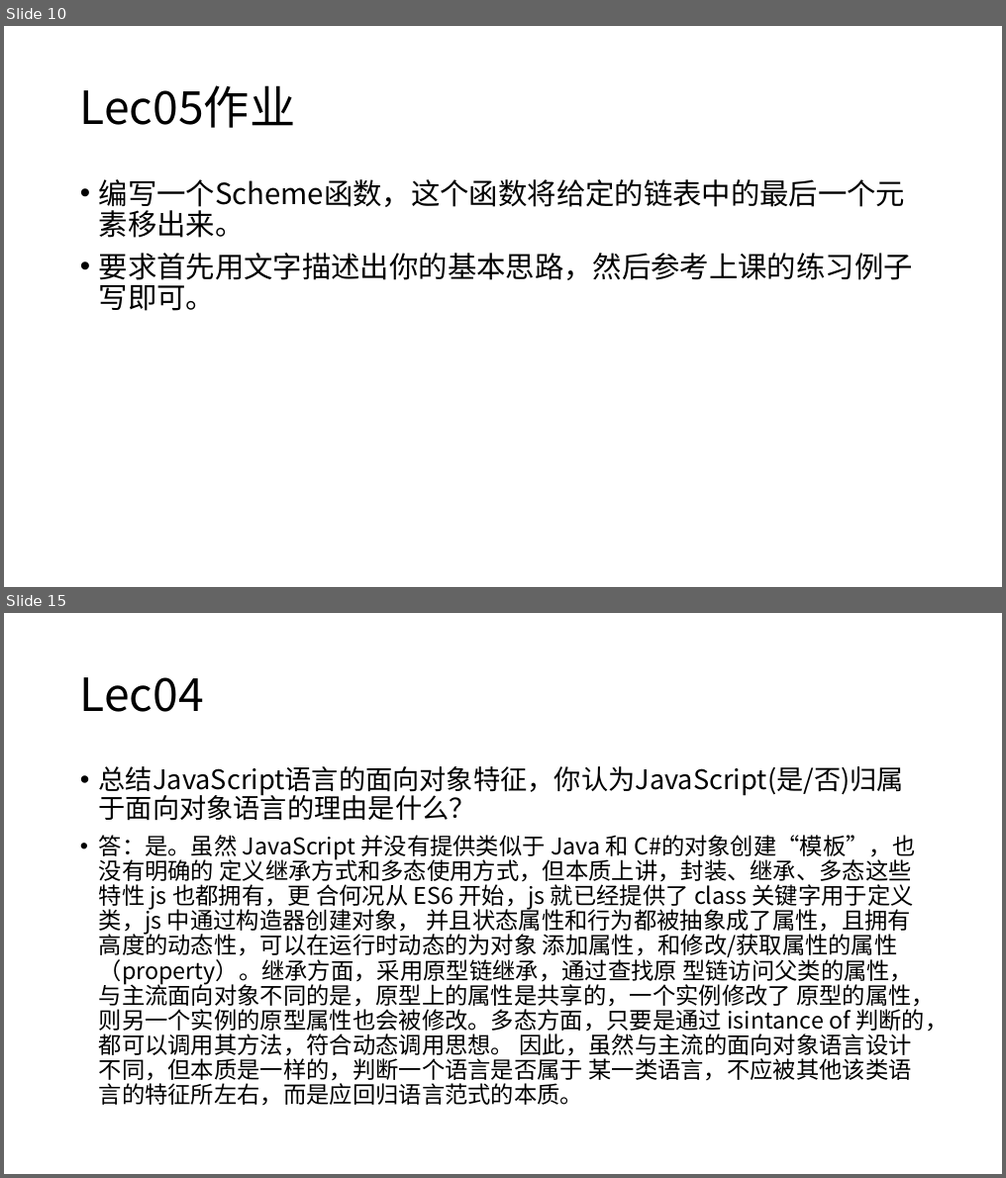
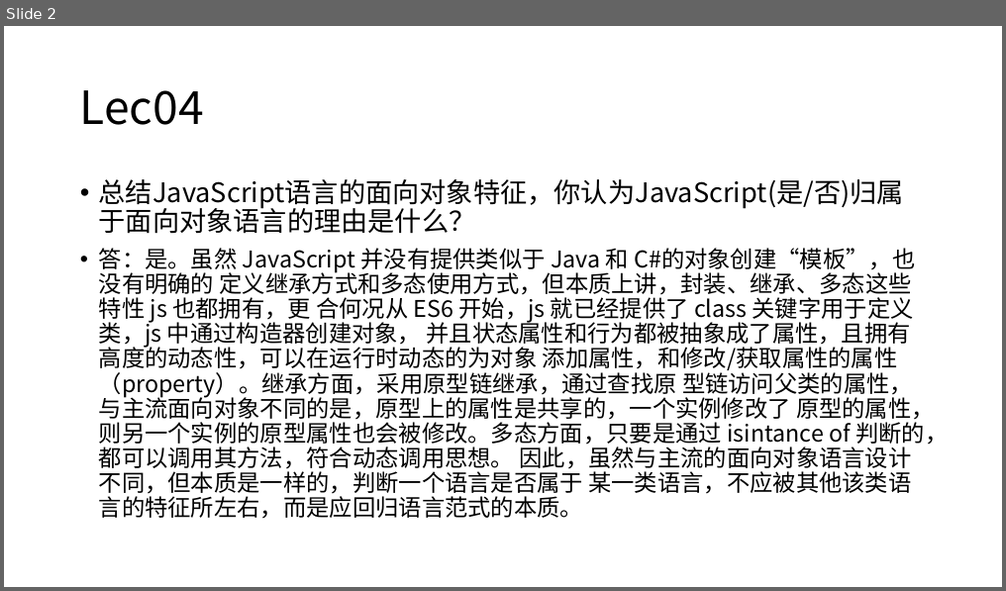
Before and after one commit to DO-MINATOR/buaa, a slide deck: 程序设计语言原理/考试/程序设计语言原理作业指导.pptx. Shown one above the other, each under a label of ours: slides 10 and 15 before the commit, slide 2 after it; the slides between them are not shown. The pictures are 1006x1178 and 1006x591 pixels, drawn with LibreOffice and Linux fonts; fonts in the diff are those of the drawing. Boxes give left, top, right and bottom in pixels: in the first picture for what was removed or moved away, otherwise in the second. Text is boxed around its words. In the diff, an @@ line names an element or a change of style, - is before the commit and + after.

```diff
--- a/程序设计语言原理/考试/程序设计语言原理作业指导.pptx
+++ b/程序设计语言原理/考试/程序设计语言原理作业指导.pptx
@@ slide 10 removed at (x1=4, y1=26, x2=1002, y2=587), background #FFFFFF @@
@@ title removed at (x1=80, y1=85, x2=295, y2=128) @@
-Lec05作业
@@ text removed at (x1=99, y1=179, x2=913, y2=311) @@
-• 编写一个Scheme函数，这个函数将给定的链表中的最后一个元素移出来。
-• 要求首先用文字描述出你的基本思路，然后参考上课的练习例子写即可。
@@ what was slide 15 is now slide 2 @@
```
Also in this commit, not shown: 1 slide changed, 12 other slides removed, 1 other file.
